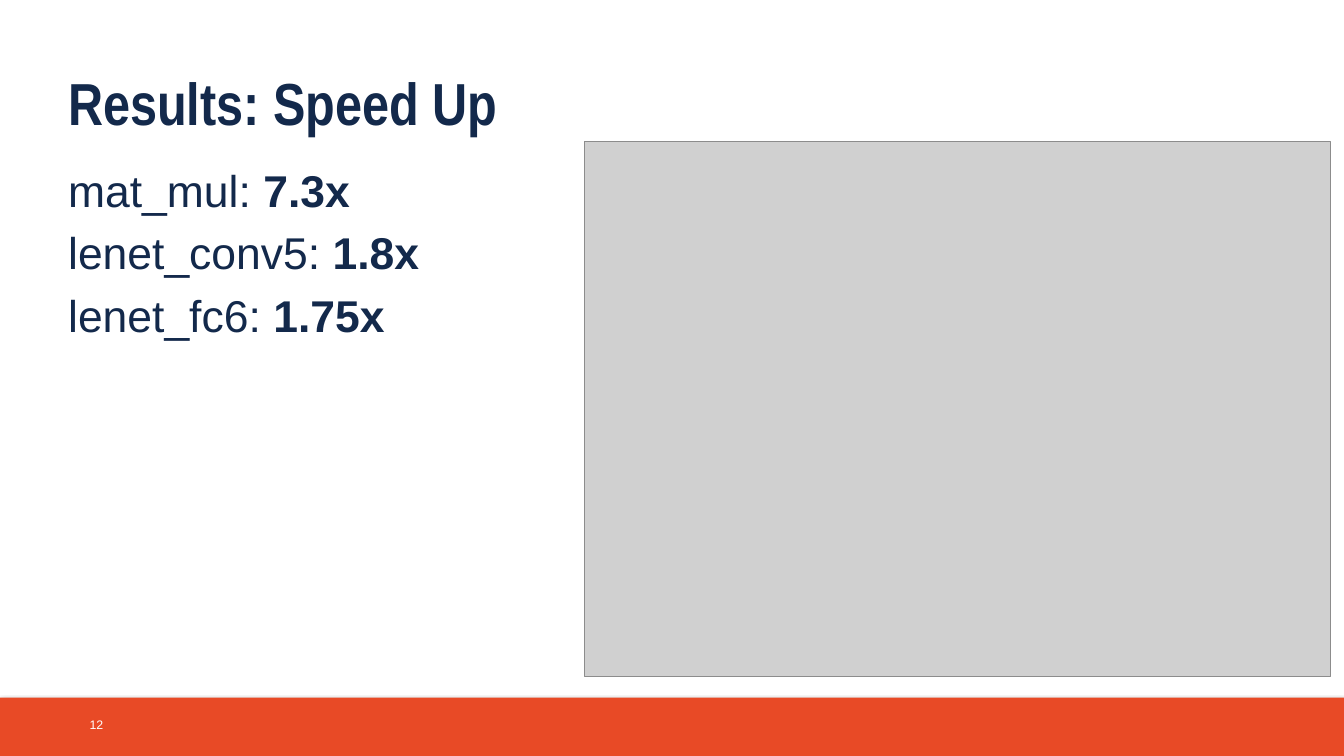
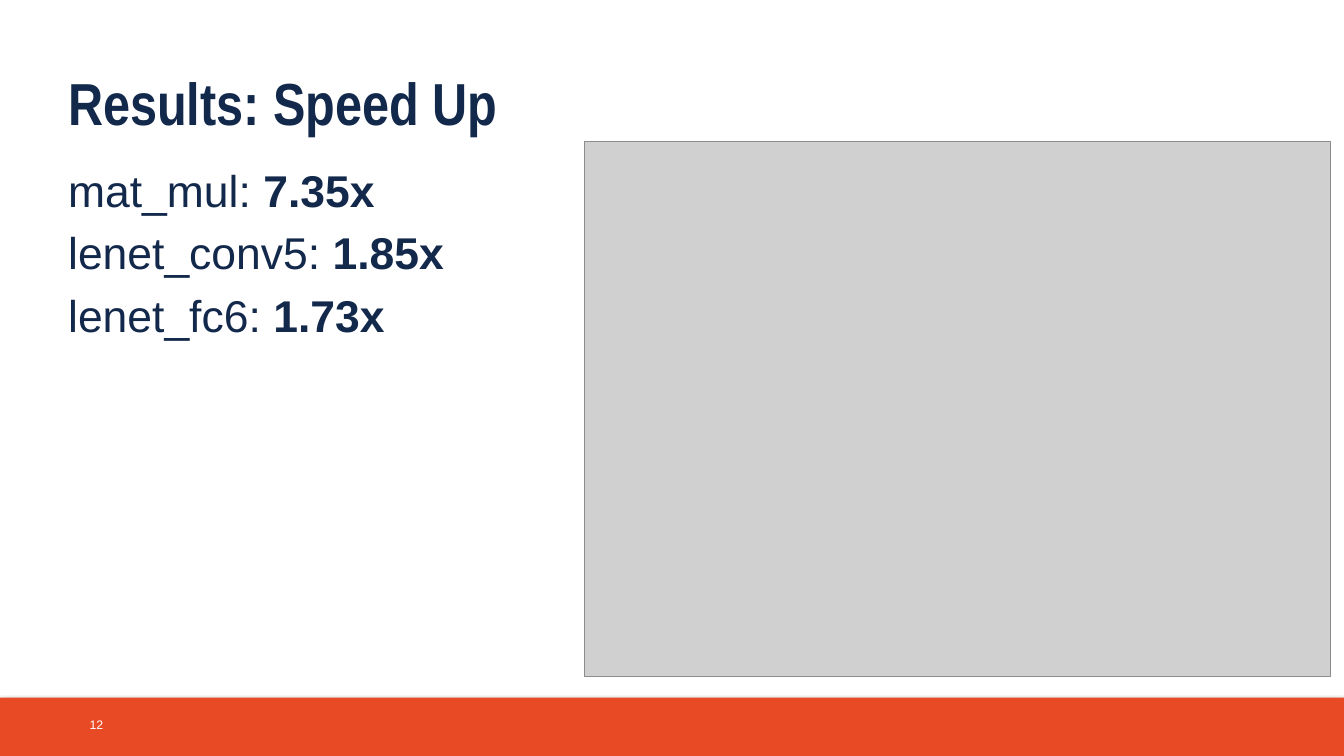
Before and after one commit to atsmith3/CruiseControl, a slide deck: slide 12 of Documentation/final_presentation.pptx. Drawn at 1344x756 pixels with LibreOffice and Linux fonts; fonts in the diff are those of the drawing; grey boxes stand for pictures; background and template pictures are left out. Boxes give left, top, right and bottom in pixels: in the first picture for what was removed or moved away, otherwise in the second. Text is boxed around its words. In the diff, an @@ line names an element or a change of style, - is before the commit and + after.

```diff
--- a/Documentation/final_presentation.pptx
+++ b/Documentation/final_presentation.pptx
@@ text at (68,174,444,341): text changed @@
-mat_mul: 7.3x
-lenet_conv5: 1.8x
-lenet_fc6: 1.75x
+mat_mul: 7.35x
+lenet_conv5: 1.85x
+lenet_fc6: 1.73x
```
Also in this commit, not shown: 4 other slides changed.
